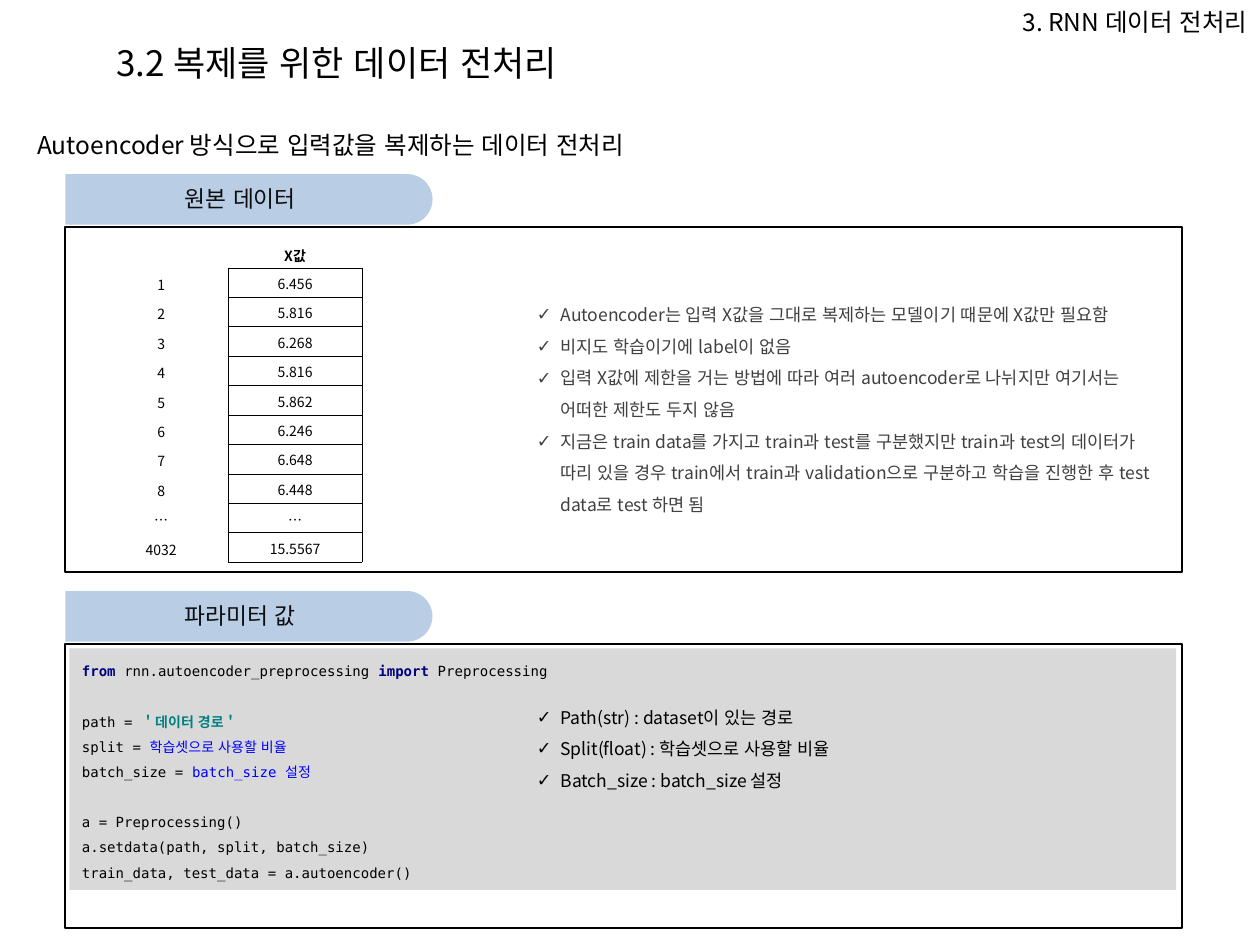
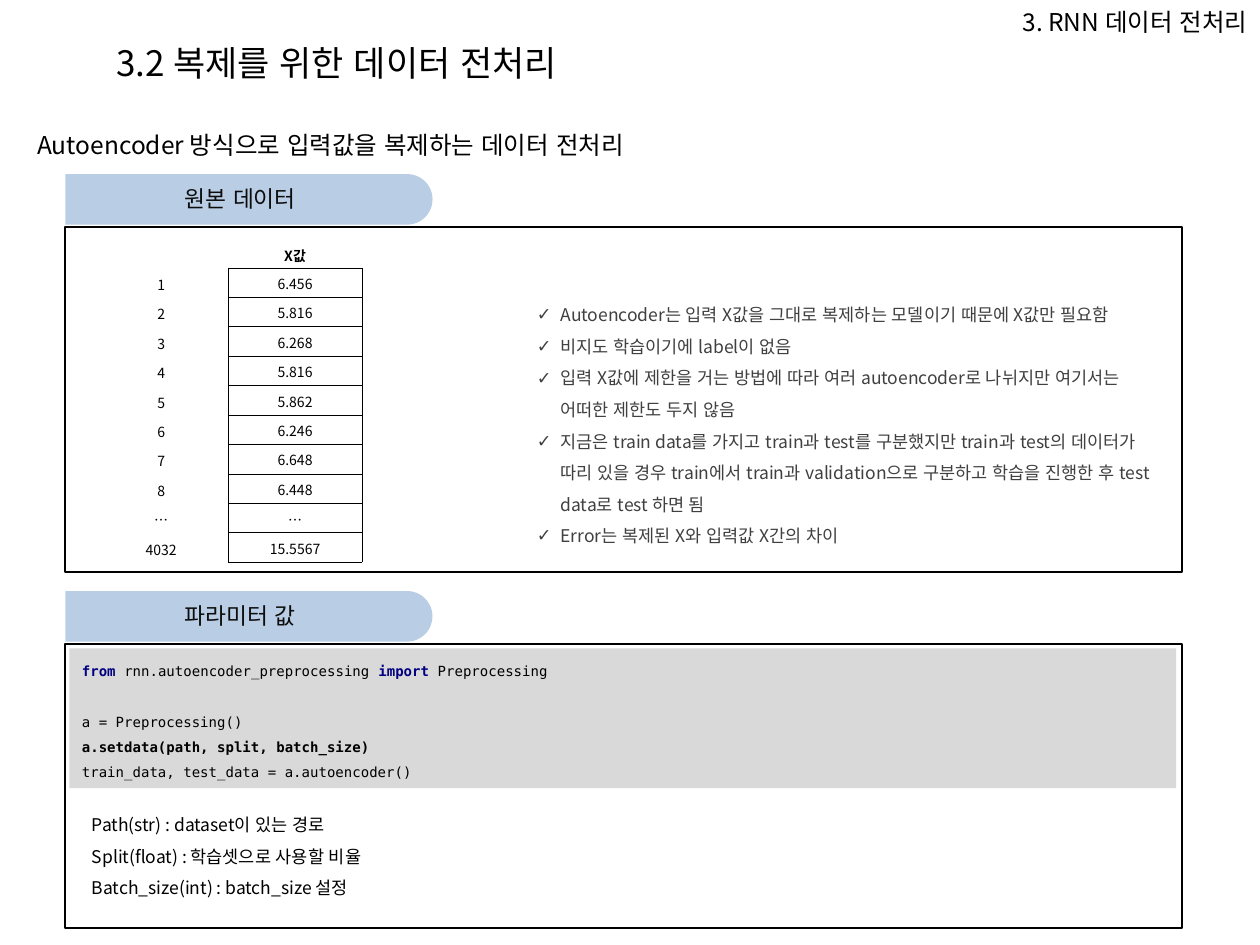
Before and after one commit to Heechul90/Preprocessing, a slide deck: slide 27 of 파이썬 전처리 코드 모듈화 설명.pptx (slide 24 before the commit). Drawn at 1260x945 pixels with LibreOffice and Linux fonts; fonts in the diff are those of the drawing; background and template pictures are left out. Boxes give left, top, right and bottom in pixels: in the first picture for what was removed or moved away, otherwise in the second. Text is boxed around its words. In the diff, an @@ line names an element or a change of style, - is before the commit and + after.

Commit message:
Preprocessing

```diff
--- a/파이썬 전처리 코드 모듈화 설명.pptx
+++ b/파이썬 전처리 코드 모듈화 설명.pptx
@@ text at [561,527,838,544]: paragraph added @@
+✓ Error는 복제된 X와 입력값 X간의 차이
@@ rectangle "from rnn.autoencoder_preprocessing import Preprocessing": place and size @@
-rectangle "from rnn.autoencoder_preprocessing import Preprocessing" at [69,648,1177,890]
+rectangle "from rnn.autoencoder_preprocessing import Preprocessing" at [69,648,1177,788]
@@ text in rectangle at [82,665,548,680]: text changed @@
-from rnn.autoencoder_preprocessing import Preprocessing
-path = ＇데이터 경로＇
-split = 학습셋으로 사용할 비율
-batch_size = batch_size 설정
+from rnn.autoencoder_preprocessing import Preprocessing
@@ text in rectangle at [82,716,412,781]: bold on in "a.setdata(path, split, batch_size)" @@
@@ text "Path(str) : dataset이 있는 경로": place and size @@
-text "Path(str) : dataset이 있는 경로" at [561,709,830,790]
+text "Path(str) : dataset이 있는 경로" at [92,816,361,898]
@@ text at [92,816,361,867]: bullet ✓ to none @@
@@ text at [92,879,348,898]: text changed @@
-✓ Batch_size : batch_size 설정
+Batch_size(int) : batch_size 설정
```
Also in this commit, not shown: 16 other slides changed, 5 slides added, 4 other files.
